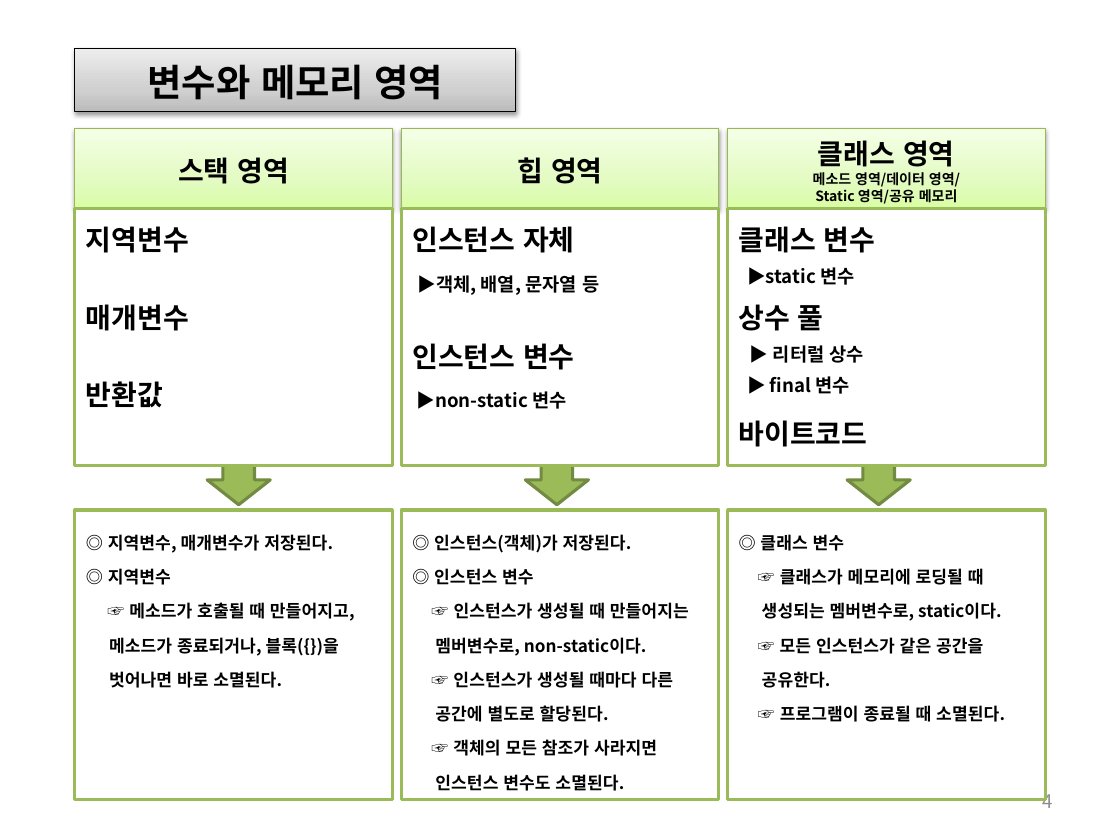
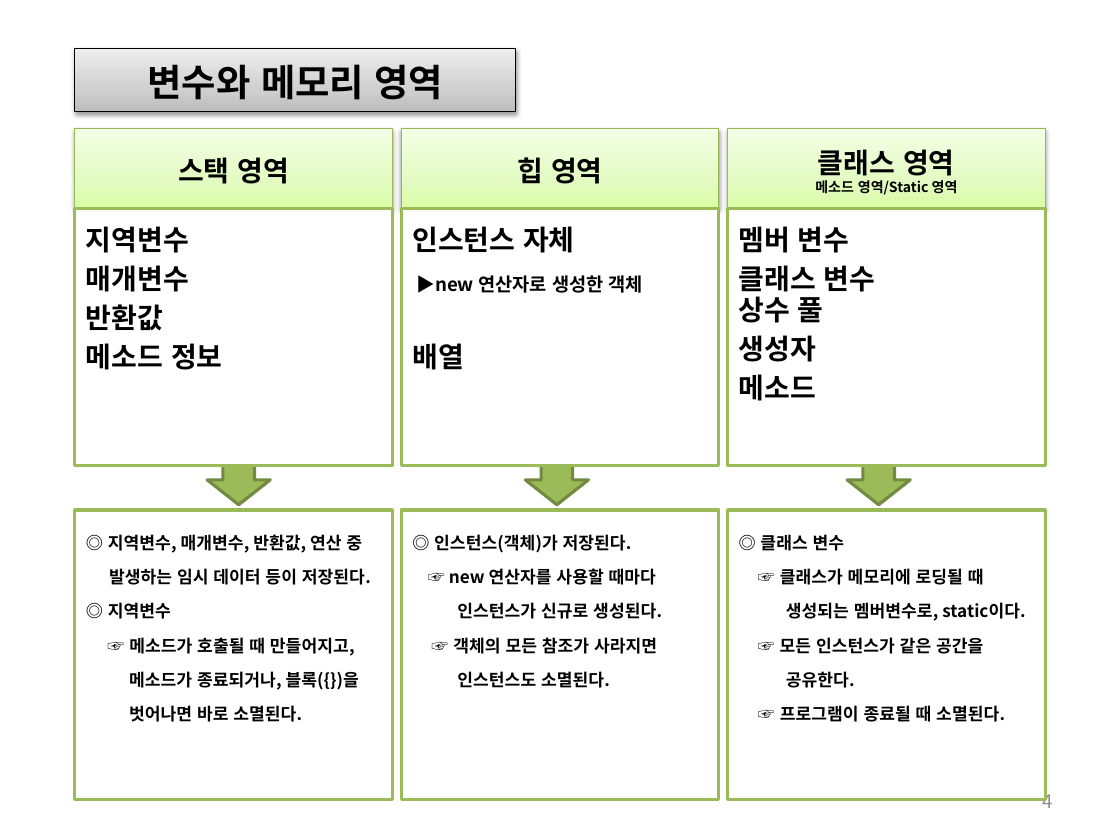
Before and after one commit to histime7/2018JavaClassroom, a slide deck: slide 4 of 수업자료/09_스코핑룰(변수유효범위).pptx. Drawn at 1120x840 pixels with LibreOffice and Linux fonts; fonts in the diff are those of the drawing. Boxes give left, top, right and bottom in pixels: in the first picture for what was removed or moved away, otherwise in the second. Text is boxed around its words. In the diff, an @@ line names an element or a change of style, - is before the commit and + after.

Commit message:
윤상현

```diff
--- a/수업자료/09_스코핑룰(변수유효범위).pptx
+++ b/수업자료/09_스코핑룰(변수유효범위).pptx
@@ text in rectangle at (x1=815, y1=180, x2=958, y2=195): text changed @@
-메소드 영역/데이터 영역/
-Static 영역/공유 메모리
+메소드 영역/Static 영역
@@ text in rectangle at (x1=739, y1=226, x2=850, y2=253): paragraph added @@
+멤버 변수
@@ text in rectangle at (x1=747, y1=267, x2=854, y2=285): paragraph removed @@
-▶static 변수
@@ text in rectangle at (x1=412, y1=275, x2=643, y2=370): text changed @@
-▶객체, 배열, 문자열 등
-인스턴스 변수
-▶non-static 변수
+▶new 연산자로 생성한 객체
+배열
@@ text in rectangle at (x1=86, y1=343, x2=223, y2=370): paragraph added @@
+메소드 정보
@@ text in rectangle at (x1=739, y1=335, x2=816, y2=401): text changed; size 12 to 18 pt @@
-▶ 리터럴 상수
-▶ final 변수
-바이트코드
+생성자
+메소드
@@ text in rectangle at (x1=108, y1=534, x2=371, y2=585): text changed @@
-◎ 지역변수, 매개변수가 저장된다.
+◎ 지역변수, 매개변수, 반환값, 연산 중 발생하는 임시 데이터 등이 저장된다.
@@ text in rectangle at (x1=449, y1=568, x2=662, y2=688): text changed @@
-◎ 인스턴스 변수
-☞ 인스턴스가 생성될 때 만들어지는 멤버변수로, non-static이다.
-☞ 인스턴스가 생성될 때마다 다른 공간에 별도로 할당된다.
-☞ 객체의 모든 참조가 사라지면 인스턴스 변수도 소멸된다.
+☞ new 연산자를 사용할 때마다 인스턴스가 신규로 생성된다.
+☞ 객체의 모든 참조가 사라지면 인스턴스도 소멸된다.
@@ text in rectangle at (x1=780, y1=568, x2=1025, y2=722): indent changed @@
@@ text in rectangle at (x1=129, y1=637, x2=359, y2=722): indent changed @@
```
